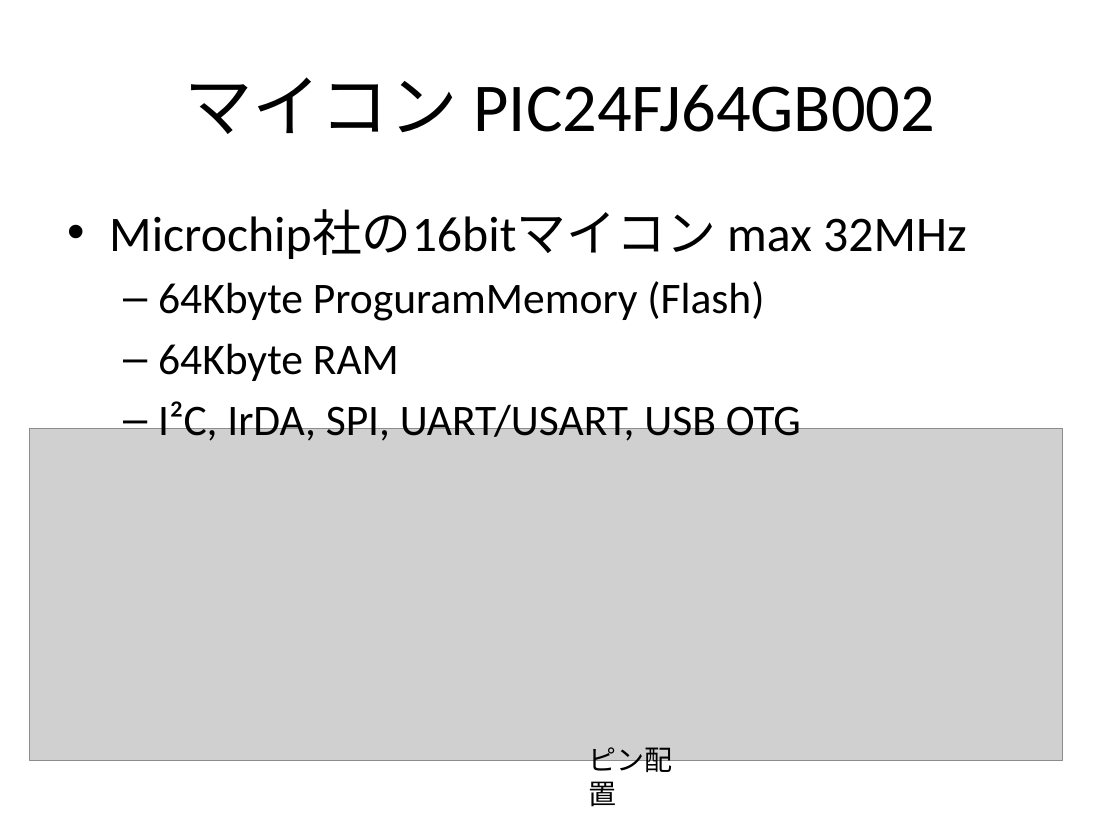
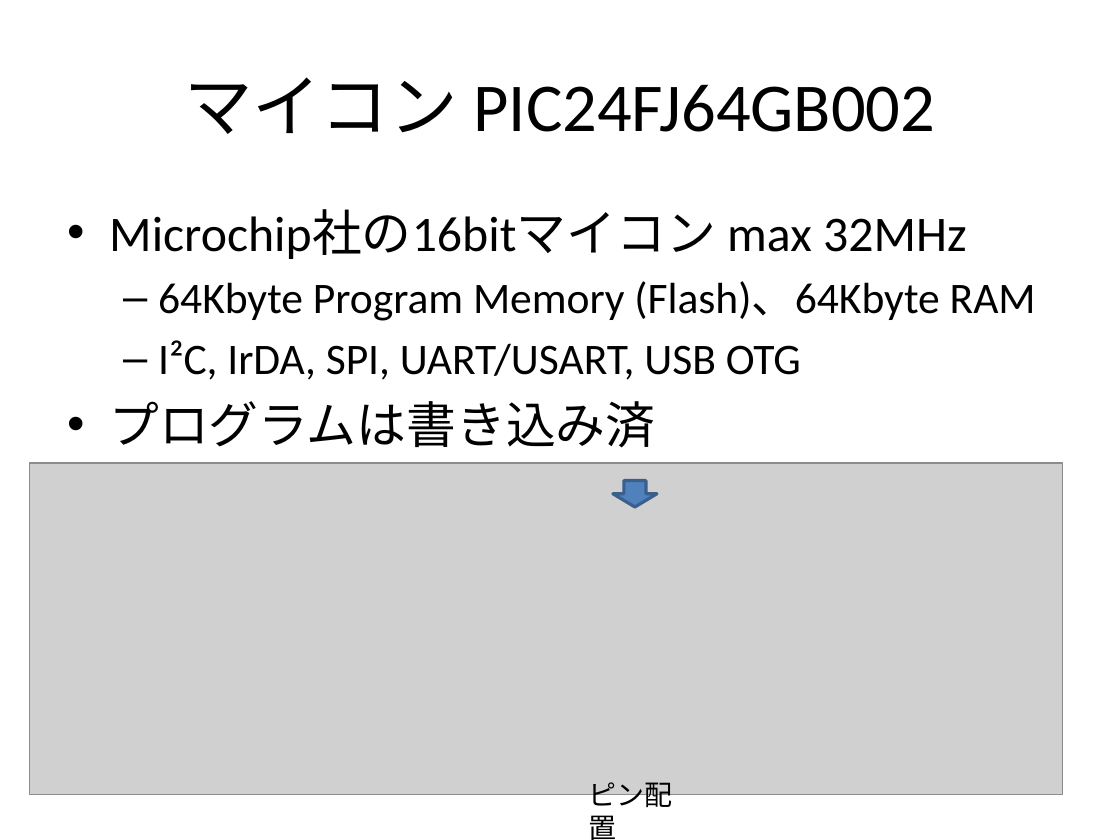
Before and after one commit to magoroku15/OpenAccessoryDemo, a slide deck: slide 8 of Doc/poorman's adk.pptx (slide 9 before the commit). Drawn at 1120x840 pixels with LibreOffice and Linux fonts; fonts in the diff are those of the drawing; grey boxes stand for pictures. Boxes give left, top, right and bottom in pixels: in the first picture for what was removed or moved away, otherwise in the second. Text is boxed around its words. In the diff, an @@ line names an element or a change of style, - is before the commit and + after.

```diff
--- a/Doc/poorman's adk.pptx
+++ b/Doc/poorman's adk.pptx
@@ text at [158,281,1036,321]: text changed @@
-  – 64Kbyte ProguramMemory (Flash)
-  – 64Kbyte RAM
+  – 64Kbyte Program Memory (Flash)、64Kbyte RAM
@@ text at [109,401,655,448]: paragraph added @@
+• プログラムは書き込み済
@@ picture: place and size @@
-picture at [30,429,1063,760]
+picture at [30,463,1063,794]
@@ down arrow added at [613,480,656,507], fill #4F81BD, outline #3A5F8C 2 pt @@
@@ text "ピン配置": place and size @@
-text "ピン配置" at [589,747,673,807]
+text "ピン配置" at [589,782,673,840]
```
Also in this commit, not shown: 7 other slides changed, 4 slides added, 1 slide removed.
